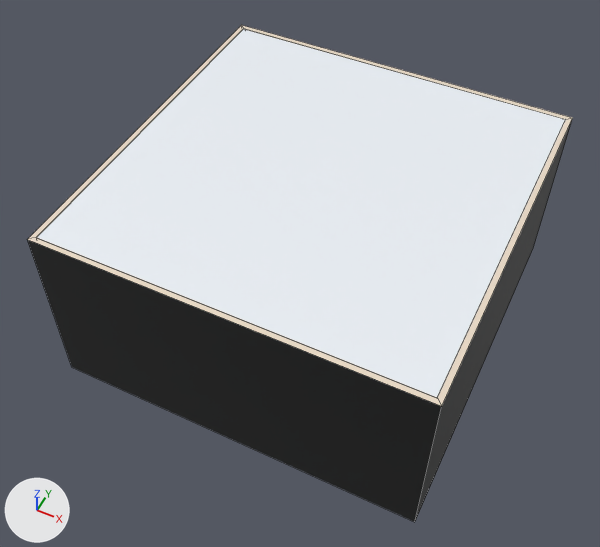
Before and after pictures for a commit that changed the Blender file Materials/MapLevel01.blend.
Rendered twice from a 50 mm lens placed at (0.74, -9.53, 9.32), pointed at (-2.59, -2.87, 0.99). Lighting does not change. The marker at lower left points along +X, +Y and +Z. Mesh edges are drawn as thin lines on the coarser meshes.

Objects in the first picture: 'Ceiling', 'WallAndFloor', 'Walls.CameraBlock'.
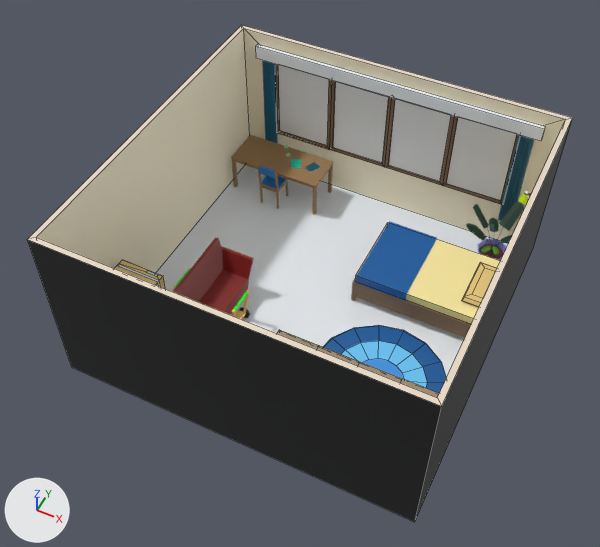
What differs and where, as boxes [x1, y1, x2, y2] in the pictures (600 x 547 px):
'Ceiling', hidden
    before: [37, 29, 566, 398]
'Walls.CameraBlock', unchanged, uncovered by the edit
    before: [28, 25, 244, 239]
    after: [28, 25, 250, 273]
'Windows', unchanged, uncovered by the edit
    after: [276, 64, 518, 204]
'Curtain', unchanged, uncovered by the edit
    after: [255, 44, 545, 141]
'Carpet', unchanged, uncovered by the edit
    after: [323, 325, 446, 393]

Edits to the bpy script that builds the scene:
```text
Change ob_ceiling:
    add ob_ceiling.hide_set(True)
```
